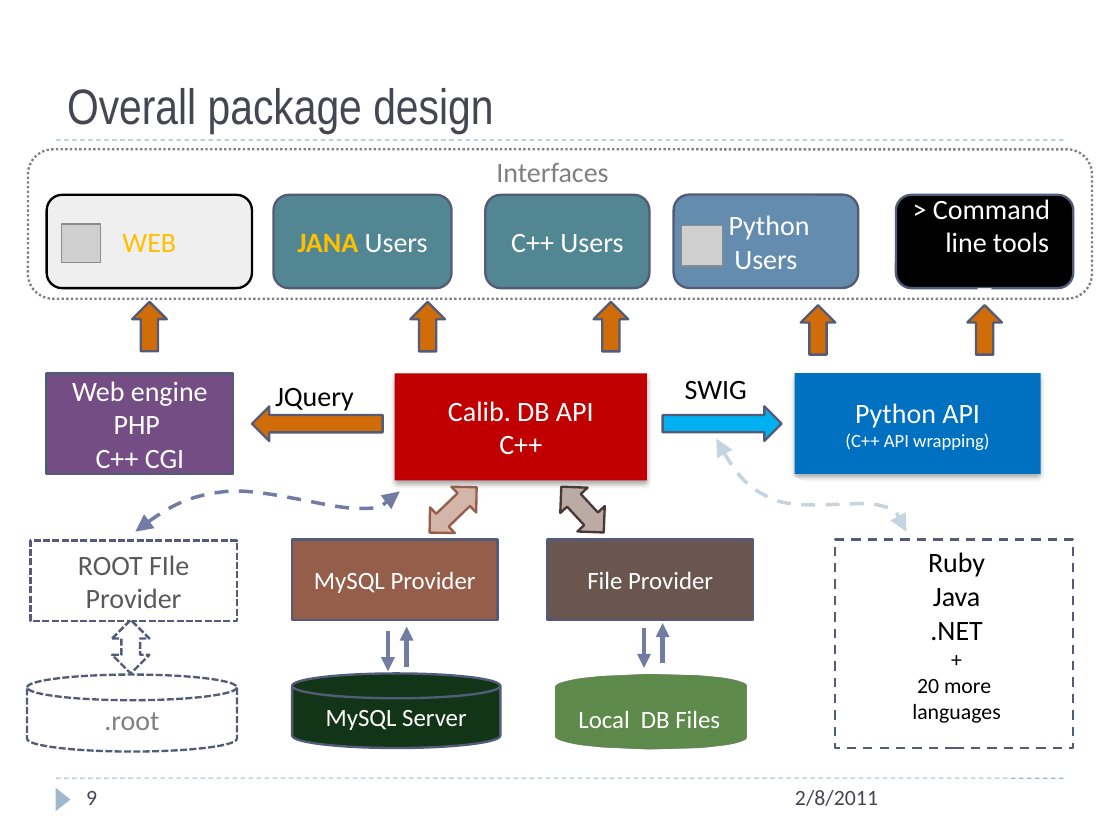
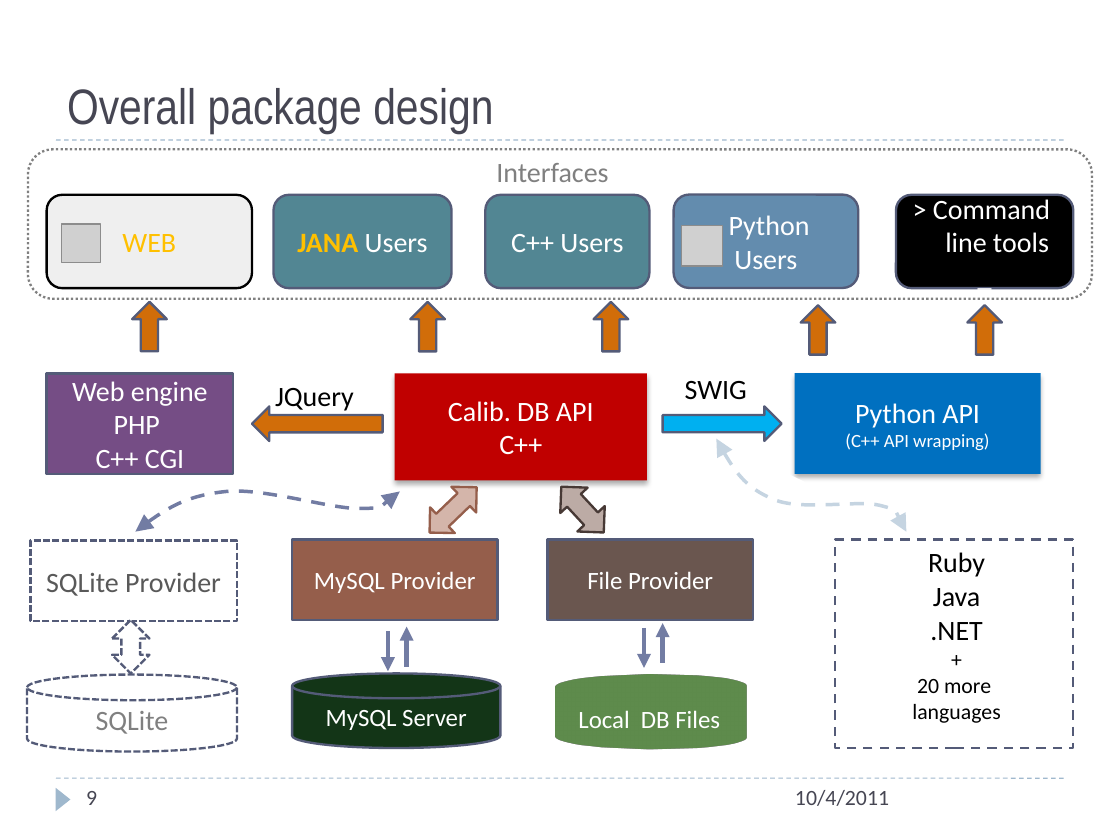
Before and after one commit to JeffersonLab/ccdb, a slide deck: slide 9 of doc/ccdb_design_romanovda.pptx. Drawn at 1120x840 pixels with LibreOffice and Linux fonts; fonts in the diff are those of the drawing; grey boxes stand for pictures. Boxes give left, top, right and bottom in pixels: in the first picture for what was removed or moved away, otherwise in the second. Text is boxed around its words. In the diff, an @@ line names an element or a change of style, - is before the commit and + after.

```diff
--- a/doc/ccdb_design_romanovda.pptx
+++ b/doc/ccdb_design_romanovda.pptx
@@ text in rectangle at <box>46,572,221,596</box>: text changed @@
-ROOT FIle Provider
+SQLite Provider
@@ text in cylinder at <box>96,711,169,734</box>: text changed @@
-.root
+SQLite
@@ text at <box>795,790,889,806</box>: text changed @@
-2/8/2011
+10/4/2011
```
Also in this commit, not shown: 19 other slides changed, 6 slides added, 1 slide removed, 14 other files.
